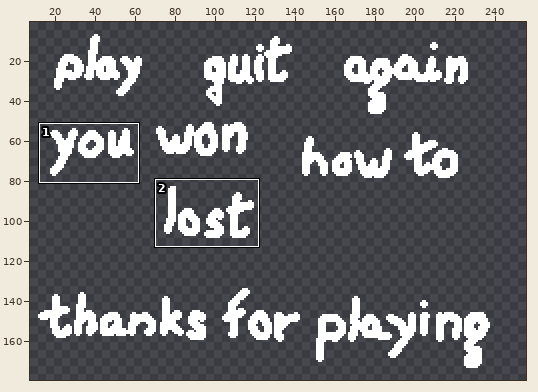
Two versions of one pixel-art file, Assets/Sprites/main_menu.aseprite. The picture above shows the old version from afar; the outline marks the close-up.
Close-up. Before the edit:
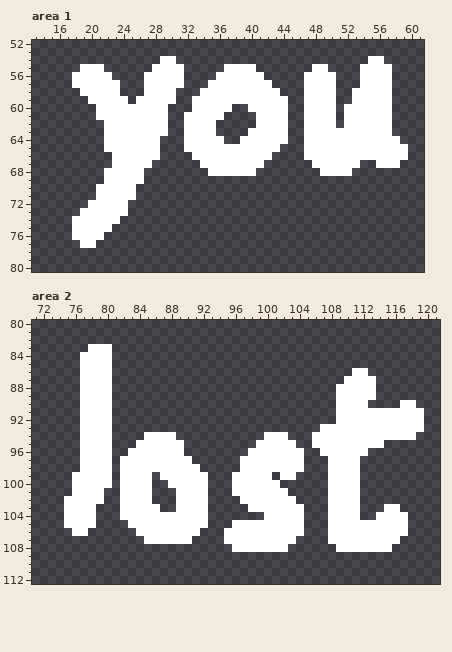
256x256 pixels, 1 frame. Shown: area 1: x 13..61, y 52..80; area 2: x 71..121, y 80..112. The wide view leaves out empty margins. The commit also changed other parts of the picture, which this record leaves out.
The same view after the edit:
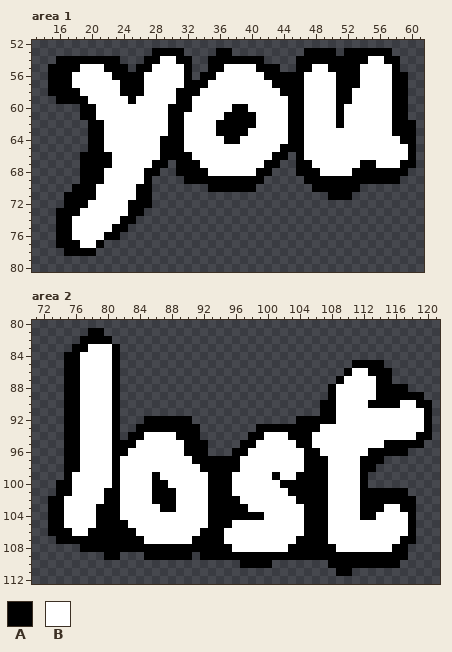
Palette (. is transparent): A #000000  B #ffffff
The exact change:
layer "Layer 2" added
Changed rows in their new state; - is an unchanged pixel.
Area 1, layer "Layer 2":
first column x 15:
53 -------------AAAA----AA---------AAAA-AAAAAA---
54 -AAAAAAAA---AA--AA--AAAAAAA----AAAAAAAAA--AA--
55 AAAA---AAA-AA----A--AA----AAA--AA--AAAA----A--
56 AAA-----AAAA-----A-AA------AAAAA----AAA----AA-
57 AAA------AAA-----AAA--------AAAA----AAA----AA-
58 AAAA-----AAA----AAA----------AAA----AA-----AA-
59 -AAAA-----A-----AA------------AA----AA-----AA-
60 ----AA---------AAA-----AA-----AA----A------AA-
61 ----AA---------AA-----AAAA----AA----A------AA-
62 -----AA--------AA----AAAAA----AA----A------AAA
63 -----AA--------AA----AAAA-----AA-----------AAA
64 -----AA-------AAA-----AA------AA------------AA
65 -----AA-------AAA------------AAA-------------A
66 ----AAAA------AAAA----------AA-A-------------A
67 ----AAAA-----AA-AAA--------AA--AA------AA---AA
68 ----AAA-----AA--AAAA------AA---AAA----AAAAAAA-
69 ----AAA-----A----AAAAAAAAAA-----AAAAAAAAAAAA--
70 ---AAA-----AA-------AAAAAA-------AAAAAA-------
71 --AAAA-----AA----------------------AAA--------
72 --AAA-----AAA---------------------------------
73 -AAA------AA----------------------------------
74 -AA------AA-----------------------------------
75 -AA-----AA------------------------------------
76 -AA----AA-------------------------------------
77 -AAA--A---------------------------------------
78 --AAAA----------------------------------------
Area 2, layer "Layer 2":
first column x 73:
 81 -----AA-----------------------------------------
 82 ----AAAA----------------------------------------
 83 ---AA---A---------------------------------------
 84 --AA----A---------------------------------------
 85 --AA----A-----------------------------AAAA------
 86 --AA----A----------------------------A--AAA-----
 87 --AA----A---------------------------A----AA-----
 88 --AA----A--------------------------A-----AAAA---
 89 --AA----A--------------------------A-----AAAAAA-
 90 --AA----A-------------------------AA----AAAA--AA
 91 --AA----A-------------------------AA-----------A
 92 --AA----A---AAAAAA-------------AAAAA-----------A
 93 --AA----A--AAAAAAAA-------AAAAAAAA-------------A
 94 --AA----A-AA----AAA------AA---AAA-------------AA
 95 --AA----AAA------AAA----AA-----AA---------AAAAA-
 96 --AA----AA-------AAA---AA-------AA------AAAAA---
 97 --AA----A---------AAAAAA--------AAA----AAA------
 98 --AA----A----------AAAAA--------AAA----AA-------
 99 --A-----A----A------AAA-----A--AAAA----A--------
100 -AA-----A----AA-----AAA------AAAAAA----A--------
101 -AA----AA----AAA----AAA-------AAAAA----AAAAAA---
102 AA-----AA----AAA----AAAA-------AAAA----AAAAAAA--
103 AA----AAA-----AA----AAAAA-------AAA----AAA--AA--
104 AA----AAA-----------AAAAAAA-----AAA----AA----A--
105 AA----AAAA----------AAA---------AAA----------A--
106 AAA--AAAAAA--------AAA----------AAA----------A--
107 -AAAAAAAAAAA------AAAA---------AAAA---------AA--
108 ----AAAAAAAAAAAAAAAAAAA-------AAAAAA-------AA---
109 -------AA---AAAAAA-AAAAAAAAAAAAAAAAAAAAAAAAAA---
110 ------------------------AAAA-------AAAAAAAAA----
111 ------------------------------------AA----------
Where, in picture pixels (left, top, right, bottom), the same in both close-ups:
added: (48, 48, 416, 256)
added: (48, 328, 432, 576)
